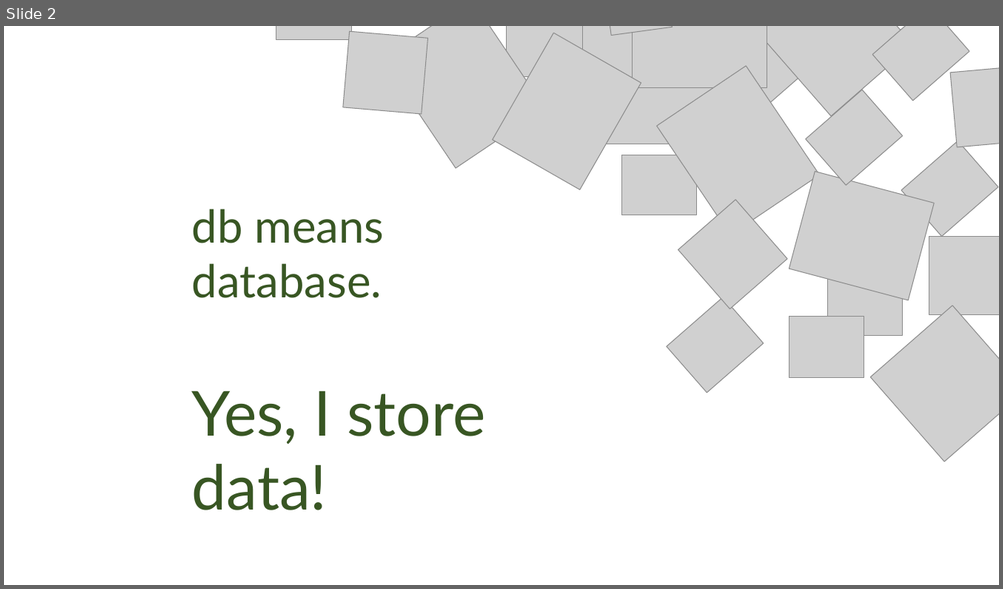
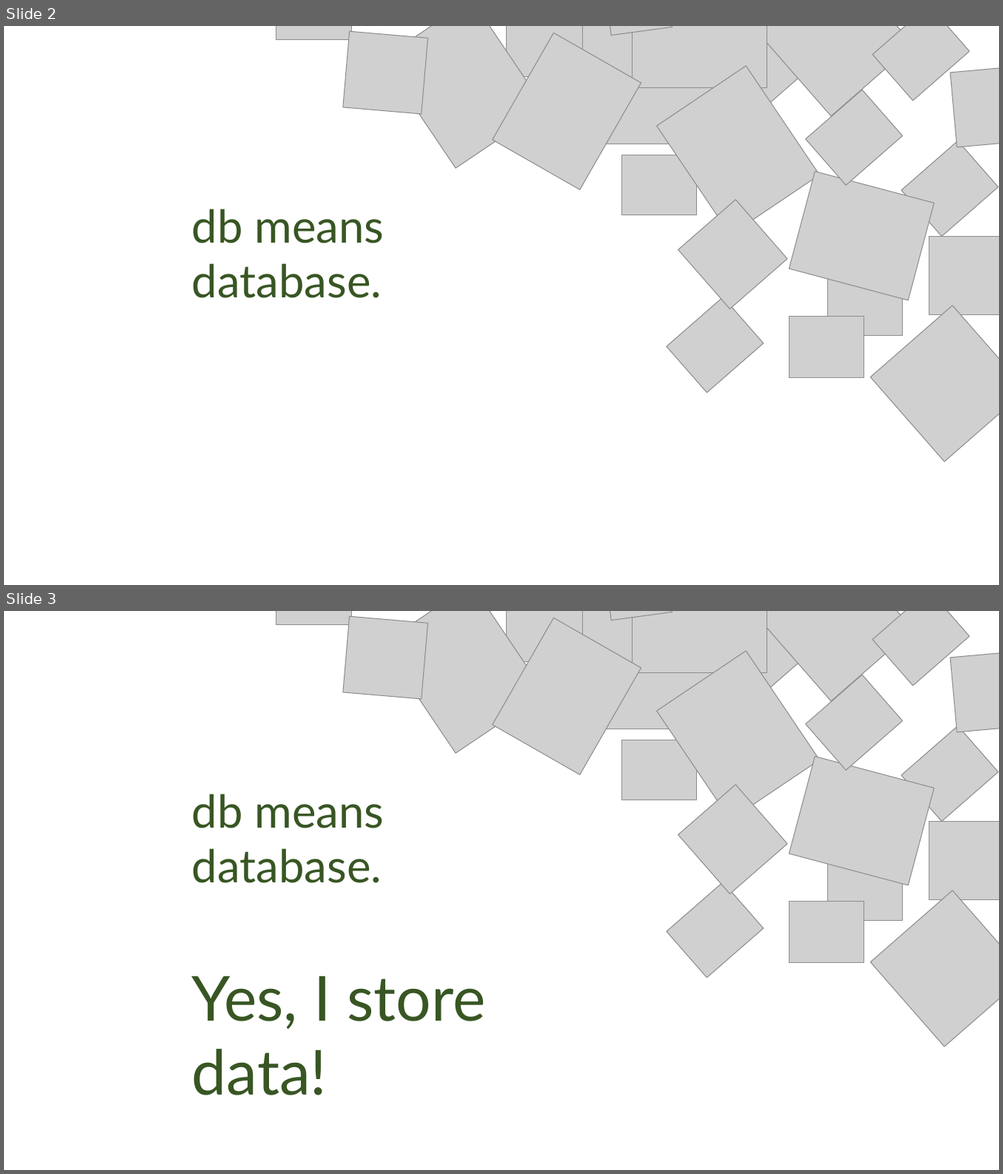
Before and after one commit to Lettush/OCC-MERN-Training, a slide deck: Leonida, Althani Miguel/Learning Materials/MongoDB.pptx. Shown one above the other, each under a label of ours: slide 2 before the commit, slides 2 and 3 after it. The pictures are 1003x589 and 1003x1174 pixels, drawn with LibreOffice and Linux fonts; fonts in the diff are those of the drawing; grey boxes stand for pictures; background and template pictures are left out. Boxes give left, top, right and bottom in pixels: in the first picture for what was removed or moved away, otherwise in the second. Text is boxed around its words. In the diff, an @@ line names an element or a change of style, - is before the commit and + after.

```diff
--- a/Leonida, Althani Miguel/Learning Materials/MongoDB.pptx
+++ b/Leonida, Althani Miguel/Learning Materials/MongoDB.pptx
@@ slide 2 added at bbox=[4, 26, 999, 585], background #FFFFFF @@
@@ picture added at bbox=[276, 26, 352, 39] @@
@@ picture added at bbox=[343, 31, 427, 114] @@
@@ picture added at bbox=[382, 26, 545, 168] @@
@@ picture added at bbox=[492, 33, 641, 190] @@
@@ picture added at bbox=[506, 26, 582, 76] @@
@@ picture added at bbox=[581, 26, 731, 144] @@
@@ picture added at bbox=[601, 26, 671, 36] @@
@@ picture added at bbox=[632, 26, 767, 88] @@
@@ picture added at bbox=[719, 26, 815, 113] @@
@@ picture added at bbox=[757, 26, 913, 116] @@
@@ picture added at bbox=[872, 26, 969, 101] @@
@@ picture added at bbox=[657, 66, 819, 235] @@
@@ picture added at bbox=[950, 67, 999, 147] @@
@@ picture added at bbox=[805, 90, 902, 185] @@
@@ picture added at bbox=[622, 156, 697, 215] @@
@@ picture added at bbox=[901, 141, 999, 236] @@
@@ picture added at bbox=[789, 172, 934, 301] @@
@@ picture added at bbox=[678, 200, 787, 309] @@
@@ text added at bbox=[192, 209, 384, 298], 44 pt, text #385723 @@
+db means
+database.
@@ picture added at bbox=[929, 236, 999, 315] @@
@@ picture added at bbox=[827, 276, 902, 335] @@
@@ picture added at bbox=[666, 298, 763, 393] @@
@@ picture added at bbox=[870, 306, 999, 462] @@
@@ picture added at bbox=[789, 316, 865, 378] @@
@@ what was slide 2 is now slide 3 @@
```
Also in this commit, not shown: 4 slides changed, 9 other slides added, 2 slides removed.
